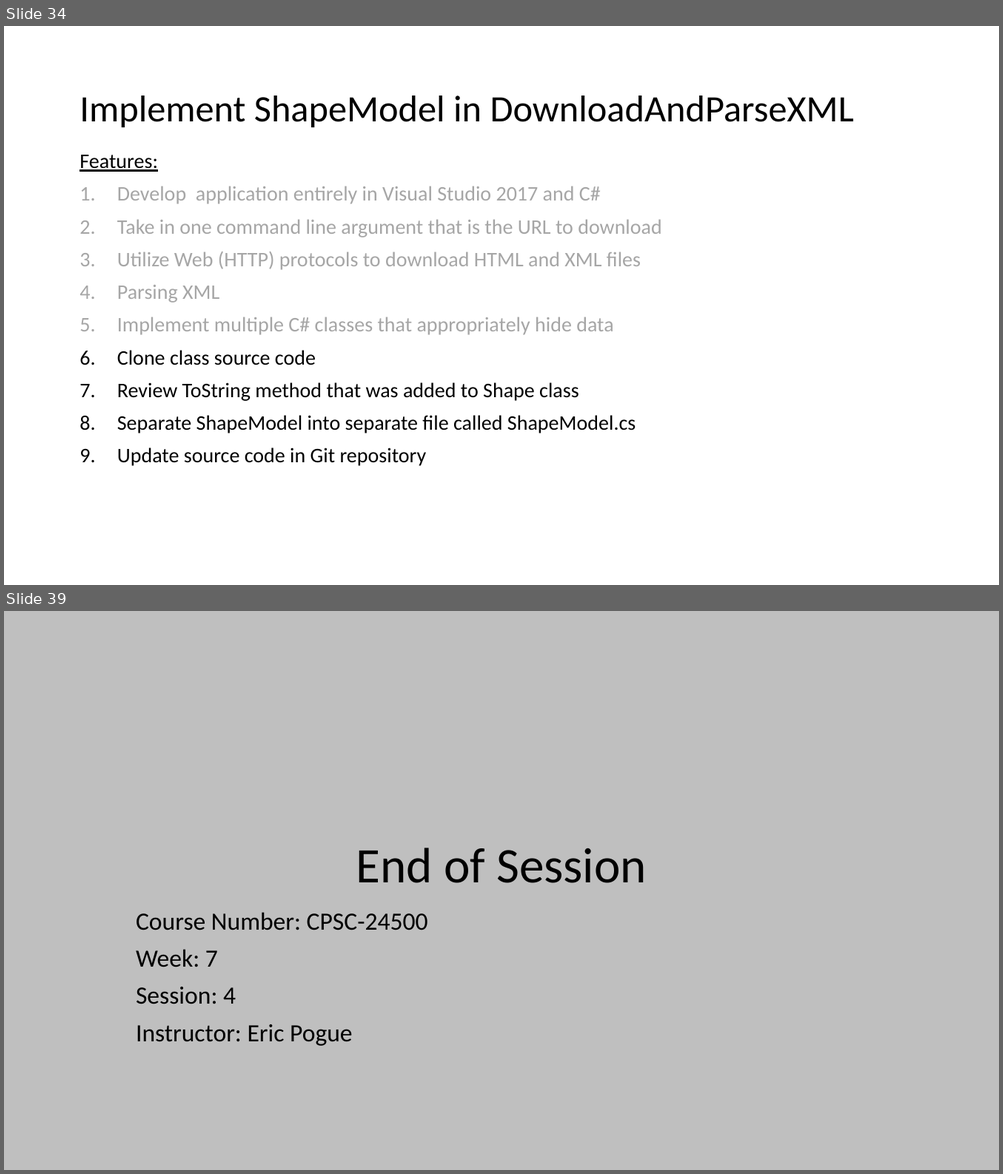
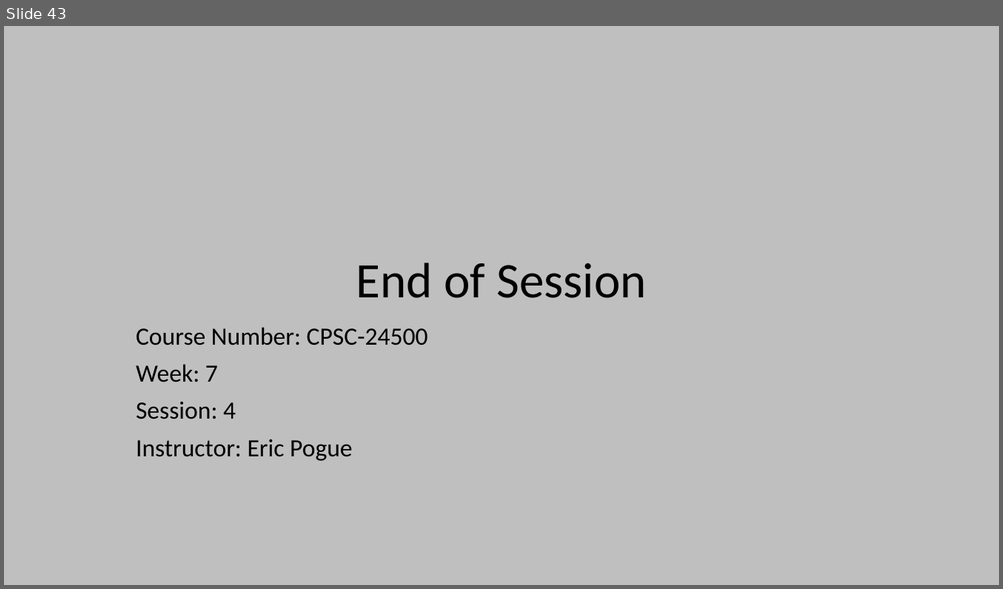
Before and after one commit to EricJPogue/www-epogue-info, a slide deck: CPSC-24500/Week08/2017SpringW08Slides.pptx. Shown one above the other, each under a label of ours: slides 34 and 39 before the commit, slide 43 after it; the slides between them are not shown. The pictures are 1003x1174 and 1003x589 pixels, drawn with LibreOffice and Linux fonts; fonts in the diff are those of the drawing. Boxes give left, top, right and bottom in pixels: in the first picture for what was removed or moved away, otherwise in the second. Text is boxed around its words. In the diff, an @@ line names an element or a change of style, - is before the commit and + after.

```diff
--- a/CPSC-24500/Week08/2017SpringW08Slides.pptx
+++ b/CPSC-24500/Week08/2017SpringW08Slides.pptx
@@ slide 34 removed at [4,26,999,585], background #FFFFFF @@
@@ title removed at [79,96,854,127] @@
-Implement ShapeModel in DownloadAndParseXML
@@ text removed at [79,155,662,466] @@
-Features:
-1. Develop application entirely in Visual Studio 2017 and C#
-2. Take in one command line argument that is the URL to download
-3. Utilize Web (HTTP) protocols to download HTML and XML files
-4. Parsing XML
-5. Implement multiple C# classes that appropriately hide data
-6. Clone class source code
-7. Review ToString method that was added to Shape class
-8. Separate ShapeModel into separate file called ShapeModel.cs
-9. Update source code in Git repository
@@ what was slide 39 is now slide 43 @@
```
Also in this commit, not shown: 7 slides changed, 17 slides added, 13 other slides removed, 6 other files.
